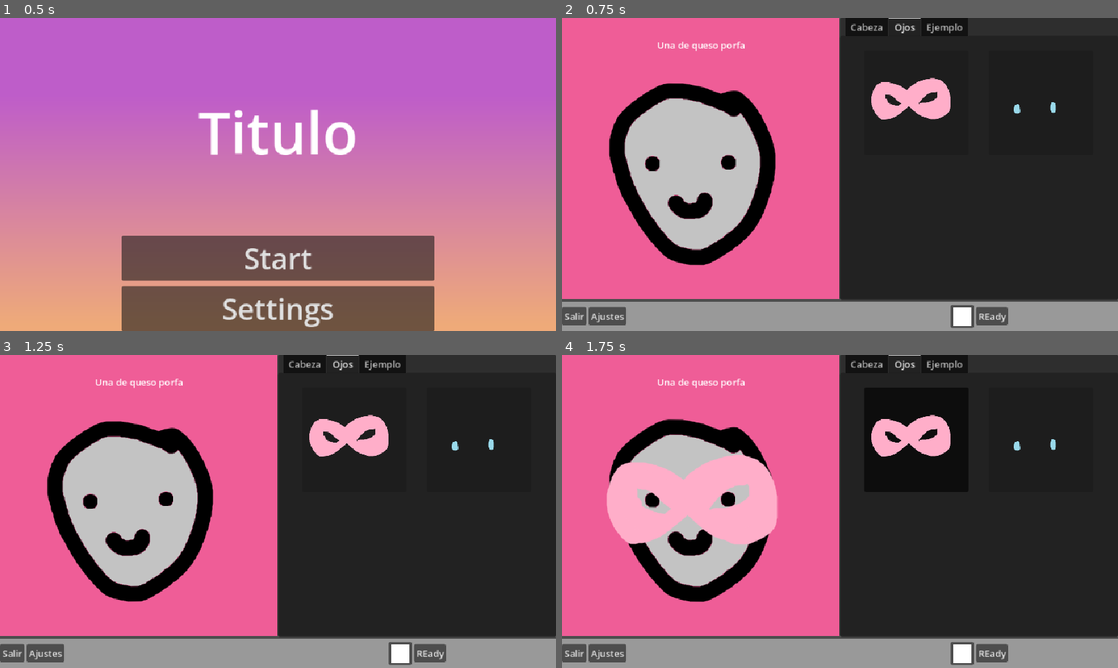
Above: before the commit, frames 1-4 (two rows, left to right).
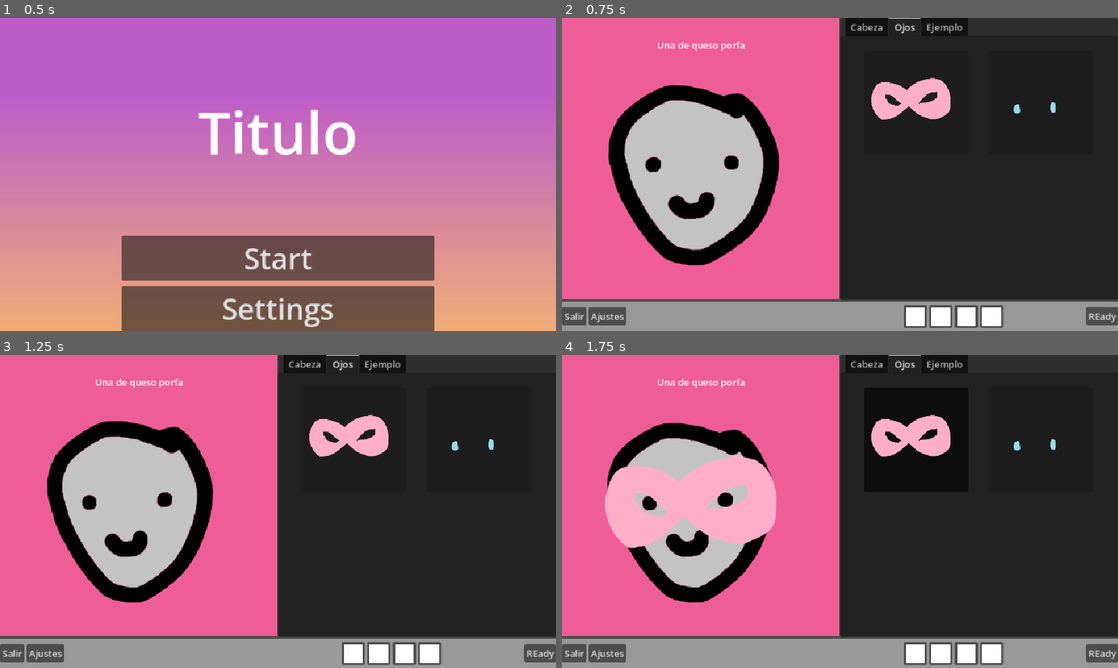
Above: after the commit, the same moments.

Repository: salem404/malagajam
Game: Godot game, scene res://scenes/main_menu.tscn
Two runs of this game, one before a commit and one after it. Both use one fixed random seed, a clock stepped at 60 frames per second and the inputs below. The engine's default icon, where the game draws it, is replaced by a stand-in: a white triangle on a blue panel in a dark square.
Inputs (mouse positions are in pixels of both pictures, inside the frame that each line leads up to):
- Up to frame 1 (0.5 s): no input
- Up to frame 2 (0.75 s): click "Start" at 0.5 s
- Up to frame 3 (1.25 s): no input
- Up to frame 4 (1.75 s): click (917, 439) at 1.27 s

Frame 1 is identical in both runs. In frame 2, 3.0% of the frame differs, in the area x 8-100%, y 20-100%; in frame 3, 2.4%; in frame 4, 3.6%, in the area x 7-100%, y 20-100%.

Commit message:
feat: ✨ Añadido cambio de color y rework

Diff:
--- a/components/trozo_attach.gd
+++ b/components/trozo_attach.gd
@@ -3,7 +3,9 @@
 
 @export var category: String
 @export var trozo_id: int
+@onready var color_pickers = %ColorPickers
 var trozo: Trozo
+var _color_picker: TrozoColorPicker
 
 func _ready():
 	if trozo_id > 0:
@@ -31,18 +33,38 @@
 
 	if toggled_on:
 		_apply_trozo(toggled_trozo)
+		_connect_color_picker()
 	else:
 		texture = null
 		visible = false
+		_disconnect_color_picker()
 
 func _apply_trozo(selected_trozo: Trozo) -> void:
 	texture = load(
 		"res://assets/trozos/%s/%d.png" %
 		[selected_trozo.category, selected_trozo.id],
 	)
+	var color_picker: TrozoColorPicker = color_pickers.get_node("%s" % selected_trozo.category)
+
+	if color_picker != null and color_picker.color != selected_trozo.preset_color:
+		self_modulate = color_picker.color
+	else:
+		self_modulate = selected_trozo.preset_color
 	visible = true
 
 func _category_from_name() -> String:
 	if name.begins_with("Attach"):
 		return name.substr(6).to_lower()
 	return ""
+
+func _connect_color_picker() -> void:
+	_color_picker = color_pickers.get_node("%s" %category)
+	if _color_picker != null and not _color_picker.color_picker_changed.is_connected(_on_color_picker_changed):
+		_color_picker.color_picker_changed.connect(_on_color_picker_changed)
+
+func _disconnect_color_picker() -> void:
+	if _color_picker != null and _color_picker.color_picker_changed.is_connected(_on_color_picker_changed):
+		_color_picker.color_picker_changed.disconnect(_on_color_picker_changed)
+
+func _on_color_picker_changed(new_color: Color) -> void:
+	self_modulate = new_color
--- /dev/null
+++ b/components/trozo_color_picker.gd
@@ -0,0 +1,13 @@
+class_name TrozoColorPicker
+extends ColorPickerButton
+
+@export var category: String
+
+signal color_picker_changed(new_color: Color)
+
+func _ready() -> void:
+	color = Color.WHITE
+	connect("color_changed", Callable(self, "_on_color_changed"))
+
+func _on_color_changed(new_color: Color) -> void:
+	color_picker_changed.emit(new_color)
--- a/scenes/control.tscn
+++ b/scenes/create.tscn
@@ -1,12 +1,14 @@
 [gd_scene format=3 uid="uid://bk8n3iu0l3lk2"]
 
-[ext_resource type="Texture2D" uid="uid://cbfms21e4hnj2" path="res://assets/icon.svg" id="1_0fbet"]
-[ext_resource type="ButtonGroup" uid="uid://dw7821ghpatx7" path="res://resources/button_groups/cabeza.tres" id="1_brbbq"]
-[ext_resource type="Shader" uid="uid://bmrnjspjnxqab" path="res://shaders/wiggle.gdshader" id="1_lt2xq"]
-[ext_resource type="Texture2D" uid="uid://codpcidrfdnpo" path="res://assets/base.png" id="1_tjwpk"]
-[ext_resource type="Script" uid="uid://sw4qwwf46q6f" path="res://components/trozo_attach.gd" id="2_lpubu"]
-[ext_resource type="ButtonGroup" uid="uid://csj7tcrwgyth7" path="res://resources/button_groups/ojos.tres" id="3_brbbq"]
-[ext_resource type="Script" uid="uid://dqvyj80watjic" path="res://components/trozo_button.gd" id="4_lpubu"]
+[ext_resource type="Script" uid="uid://blo50i0s34ri5" path="res://scripts/create.gd" id="1_b0i6l"]
+[ext_resource type="Shader" uid="uid://bmrnjspjnxqab" path="res://shaders/wiggle.gdshader" id="2_b0hbb"]
+[ext_resource type="Texture2D" uid="uid://codpcidrfdnpo" path="res://assets/base.png" id="3_toonf"]
+[ext_resource type="Script" uid="uid://sw4qwwf46q6f" path="res://components/trozo_attach.gd" id="4_hrf6i"]
+[ext_resource type="ButtonGroup" uid="uid://csj7tcrwgyth7" path="res://resources/button_groups/ojos.tres" id="5_jdoj7"]
+[ext_resource type="Texture2D" uid="uid://cbfms21e4hnj2" path="res://assets/icon.svg" id="6_t7pq5"]
+[ext_resource type="Script" uid="uid://dqvyj80watjic" path="res://components/trozo_button.gd" id="7_snhkh"]
+[ext_resource type="ButtonGroup" uid="uid://dw7821ghpatx7" path="res://resources/button_groups/cabeza.tres" id="8_xcug1"]
+[ext_resource type="Script" uid="uid://dqe8kefwtf0y3" path="res://components/trozo_color_picker.gd" id="9_b0hbb"]
 
 [sub_resource type="StyleBoxFlat" id="StyleBoxFlat_qtu10"]
 
@@ -14,21 +16,22 @@
 bg_color = Color(0.9384615, 0.36711675, 0.59112024, 1)
 
 [sub_resource type="ShaderMaterial" id="ShaderMaterial_1p5nq"]
-shader = ExtResource("1_lt2xq")
+shader = ExtResource("2_b0hbb")
 shader_parameter/interval = 0.5
 shader_parameter/timeDelay = 0.0
-shader_parameter/intensityX = 1.0
-shader_parameter/intensityY = 5.0
-shader_parameter/seed = 8.0
+shader_parameter/intensityX = 10.0
+shader_parameter/intensityY = 10.0
+shader_parameter/seed = 2002.0
 
 [sub_resource type="StyleBoxFlat" id="StyleBoxFlat_ee4bf"]
 
-[node name="Control" type="VBoxContainer" unique_id=1630423358]
+[node name="Create" type="VBoxContainer" unique_id=1630423358]
 anchors_preset = 15
 anchor_right = 1.0
 anchor_bottom = 1.0
 grow_horizontal = 2
 grow_vertical = 2
+script = ExtResource("1_b0i6l")
 
 [node name="Panel" type="PanelContainer" parent="." unique_id=967700404]
 visible = false
@@ -92,16 +95,27 @@
 
 [node name="Base" type="Sprite2D" parent="Control/Control/AspectRatioContainer/Control/Model" unique_id=4025297]
 use_parent_material = true
-texture = ExtResource("1_tjwpk")
+texture = ExtResource("3_toonf")
 
 [node name="AttachCabeza" type="Sprite2D" parent="Control/Control/AspectRatioContainer/Control/Model" unique_id=406181218]
 use_parent_material = true
-script = ExtResource("2_lpubu")
+script = ExtResource("4_hrf6i")
 metadata/_custom_type_script = "uid://sw4qwwf46q6f"
 
-[node name="AttachOjos" type="Sprite2D" parent="Control/Control/AspectRatioContainer/Control/Model" unique_id=1295923019]
-use_parent_material = true
-script = ExtResource("2_lpubu")
+[node name="AttachOjos" type="Sprite2D" parent="Control/Control/AspectRatioContainer/Control/Model" unique_id=610171694]
+use_parent_material = true
+script = ExtResource("4_hrf6i")
+metadata/_custom_type_script = "uid://sw4qwwf46q6f"
+
+[node name="AttachNariz" type="Sprite2D" parent="Control/Control/AspectRatioContainer/Control/Model" unique_id=2094301430]
+use_parent_material = true
+script = ExtResource("4_hrf6i")
+metadata/_custom_type_script = "uid://sw4qwwf46q6f"
+
+[node name="AttachBoca" type="Sprite2D" parent="Control/Control/AspectRatioContainer/Control/Model" unique_id=48741904]
+use_parent_material = true
+script = ExtResource("4_hrf6i")
+metadata/_custom_type_script = "uid://sw4qwwf46q6f"
 
 [node name="PanelContainer" type="PanelContainer" parent="Control/Control" unique_id=1751635438]
 layout_mode = 2
@@ -299,19 +313,49 @@
 size_flags_vertical = 4
 text = "Ajustes"
 
-[node name="HBoxContainer" type="HBoxContainer" parent="PanelContainer/HBoxContainer3" unique_id=1011271971]
-layout_mode = 2
-size_flags_horizontal = 3
-alignment = 1
-
-[node name="ColorPickerButton" type="ColorPickerButton" parent="PanelContainer/HBoxContainer3/HBoxContainer" unique_id=521879404]
+[node name="ColorPickers" type="HBoxContainer" parent="PanelContainer/HBoxContainer3" unique_id=1011271971]
+unique_name_in_owner = true
+layout_mode = 2
+size_flags_horizontal = 3
+alignment = 1
+
+[node name="cabeza" type="ColorPickerButton" parent="PanelContainer/HBoxContainer3/ColorPickers" unique_id=1610458723]
 custom_minimum_size = Vector2(40, 40)
 layout_mode = 2
 size_flags_horizontal = 4
 size_flags_vertical = 4
 color = Color(1, 1, 1, 1)
-
-[node name="Button" type="Button" parent="PanelContainer/HBoxContainer3/HBoxContainer" unique_id=780538727]
+script = ExtResource("9_b0hbb")
+metadata/_custom_type_script = "uid://dqe8kefwtf0y3"
+
+[node name="ojos" type="ColorPickerButton" parent="PanelContainer/HBoxContainer3/ColorPickers" unique_id=1168095431]
+custom_minimum_size = Vector2(40, 40)
+layout_mode = 2
+size_flags_horizontal = 4
+size_flags_vertical = 4
+color = Color(1, 1, 1, 1)
+script = ExtResource("9_b0hbb")
+metadata/_custom_type_script = "uid://dqe8kefwtf0y3"
+
+[node name="nariz" type="ColorPickerButton" parent="PanelContainer/HBoxContainer3/ColorPickers" unique_id=1337083917]
+custom_minimum_size = Vector2(40, 40)
+layout_mode = 2
+size_flags_horizontal = 4
+size_flags_vertical = 4
+color = Color(1, 1, 1, 1)
+script = ExtResource("9_b0hbb")
+metadata/_custom_type_script = "uid://dqe8kefwtf0y3"
+
+[node name="boca" type="ColorPickerButton" parent="PanelContainer/HBoxContainer3/ColorPickers" unique_id=767976752]
+custom_minimum_size = Vector2(40, 40)
+layout_mode = 2
+size_flags_horizontal = 4
+size_flags_vertical = 4
+color = Color(1, 1, 1, 1)
+script = ExtResource("9_b0hbb")
+metadata/_custom_type_script = "uid://dqe8kefwtf0y3"
+
+[node name="Button" type="Button" parent="PanelContainer/HBoxContainer3" unique_id=780538727]
 layout_mode = 2
 size_flags_horizontal = 4
 size_flags_vertical = 4
--- a/scenes/main_menu.tscn
+++ b/scenes/main_menu.tscn
@@ -1,19 +1,6 @@
 [gd_scene format=3 uid="uid://cew475l5yqp6e"]
 
-[sub_resource type="GDScript" id="GDScript_vue75"]
-script/source = "extends Control
-
-func _on_start_button_pressed() -> void:
-	get_tree().change_scene_to_file(\"res://scenes/control.tscn\")
-
-
-func _on_settings_button_pressed() -> void:
-	var settings_scene = load(\"res://scenes/settings.tscn\")
-	if settings_scene:
-		var settings_instance = settings_scene.instantiate()
-		add_child(settings_instance)
-		settings_instance.show_settings()
-"
+[ext_resource type="Script" uid="uid://cx6oru1mgwafe" path="res://scripts/main_menu.gd" id="1_l6cm7"]
 
 [sub_resource type="Gradient" id="Gradient_f4mfi"]
 offsets = PackedFloat32Array(0, 0.9826087)
@@ -34,7 +21,7 @@
 anchor_bottom = 1.0
 grow_horizontal = 2
 grow_vertical = 2
-script = SubResource("GDScript_vue75")
+script = ExtResource("1_l6cm7")
 
 [node name="Panel" type="TextureRect" parent="." unique_id=2033392657]
 layout_mode = 1
--- /dev/null
+++ b/scripts/create.gd
@@ -0,0 +1 @@
+extends VBoxContainer
--- a/scripts/main_menu.gd
+++ b/scripts/main_menu.gd
@@ -1 +1,12 @@
 extends Control
+
+func _on_start_button_pressed() -> void:
+	get_tree().change_scene_to_file("res://scenes/create.tscn")
+
+
+func _on_settings_button_pressed() -> void:
+	var settings_scene = load("res://scenes/settings.tscn")
+	if settings_scene:
+		var settings_instance = settings_scene.instantiate()
+		add_child(settings_instance)
+		settings_instance.show_settings()
--- /dev/null
+++ b/scripts/petitions_manager.gd
@@ -0,0 +1,5 @@
+
+
+var previous_petitions : Array[Dictionary]= [
+	{"cuqui":2,"macabro":2},
+	]
--- a/scripts/trozo.gd
+++ b/scripts/trozo.gd
@@ -1,6 +1,28 @@
 class_name Trozo
-extends Node
+extends Resource
 
 @export var id: int
-var category: String
-var atributos: Dictionary
+@export var category: String
+@export var atributos: Dictionary
+@export var preset_color: Color
+
+
+
+const CATEGORIES := [
+	"cabeza",
+	"ojos",
+	"nariz",
+	"boca",
+]
+
+const ATRIBUTOS_POSIBLES := [
+	"cuqui",
+	"macabro"
+]
+
+
+func _init(p_id: int, p_category: String = "", p_atributos: Dictionary = {},p_color: Color = Color("#FFFFFF")):
+	id = p_id
+	category = p_category
+	atributos = p_atributos
+	preset_color = p_color
--- a/scripts/trozos_registry.gd
+++ b/scripts/trozos_registry.gd
@@ -1,52 +1,32 @@
 extends Node
 
-# TODO: Investigar si es mejor usar Resources
-
-const CATEGORIES := [
-	"ojos",
-	"cabeza",
-]
-
-# Atributos de relleno
-const ATRIBUTOS_POSIBLES := [
-	"fuerza",
-	"agilidad",
-	"inteligencia",
-	"carisma",
-	"suerte",
-]
-
-const TROZOS_REGISTRY := {
-	"antifaz_rosa": {
-		"id": 1,
-		"category": "ojos",
-		"atributos": {
-			"carisma": 5,
-			"suerte": 2,
-		},
-	},
-	"lagrimas": {
-		"id": 2,
-		"category": "ojos",
-		"atributos": {
-			"inteligencia": 3,
-			"carisma": -1,
-		},
-	},
-	"cuernos_demonio": {
-		"id": 3,
-		"category": "cabeza",
-		"atributos": { },
-	},
+var trozos_registry := {
+	"antifaz_rosa": Trozo.new(
+		1,
+		"ojos",
+		{"cuqui": 1},
+		Color("#FF69B4"),
+		),
+	"lagrimas": Trozo.new(
+		2,
+		"ojos",
+		{"macabro": 2},
+		Color("#0000FF"),
+		),
+	"cuernos_demonio": Trozo.new(
+		3,
+		"cabeza",
+		{"macabro": 3},
+		Color("#8B0000"),
+		)
 }
 
 
 func get_trozo(id: int) -> Trozo:
-	for trozo_data in TROZOS_REGISTRY.values():
-		if trozo_data["id"] == id:
-			var trozo = Trozo.new()
-			trozo.id = trozo_data["id"]
-			trozo.category = trozo_data["category"]
-			trozo.atributos = trozo_data["atributos"]
+	for trozo in trozos_registry.values():
+		if trozo.id == id:
 			return trozo
 	return null
+
+func get_all_trozos() -> Dictionary:
+	return trozos_registry
Not shown, added: components/trozo_color_picker.gd.uid
Not shown: 4 places in scenes/create.tscn that only renumber resources
Not shown, added: scripts/create.gd.uid
Not shown, added: scripts/petitions_manager.gd.uid
